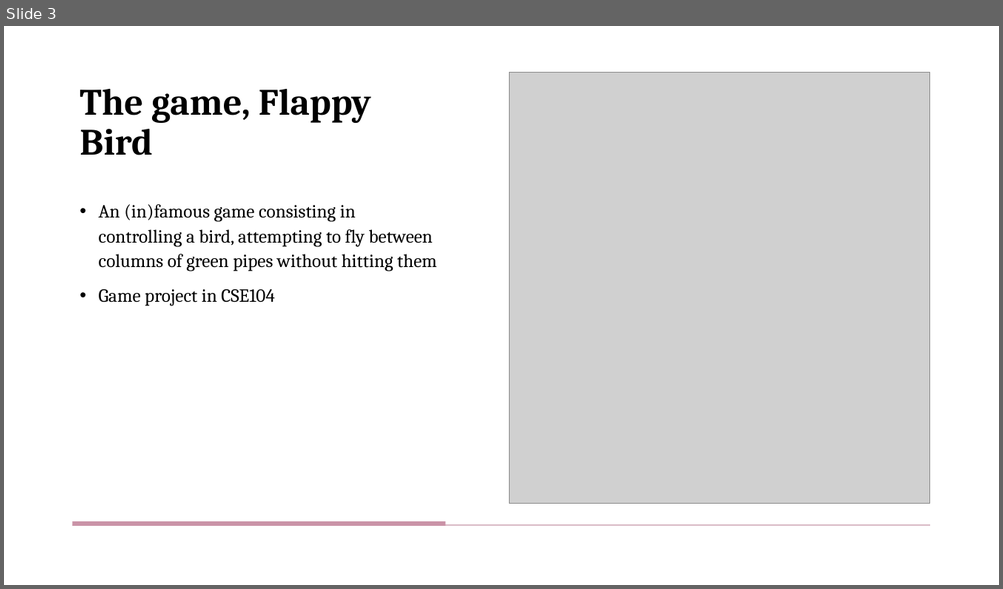
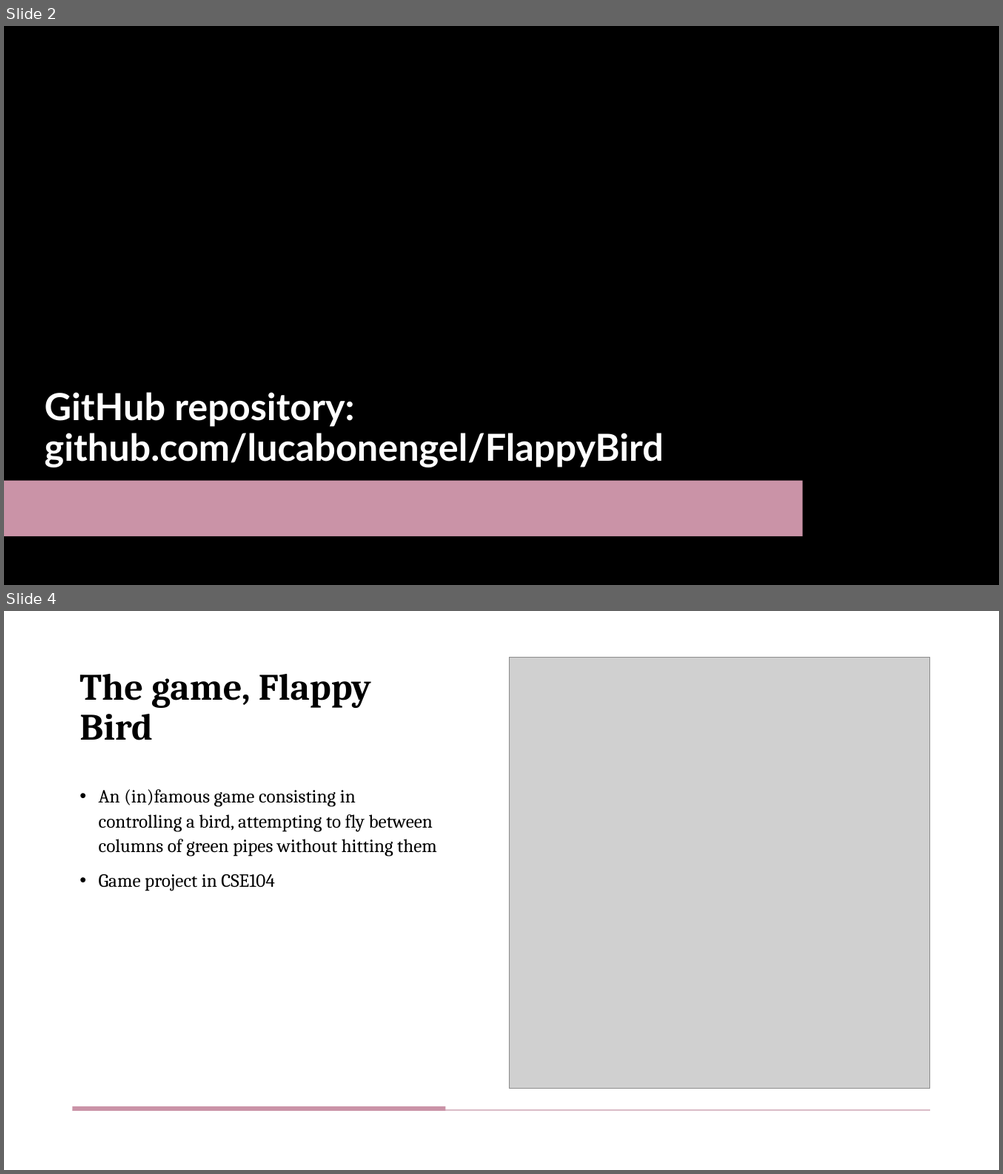
Before and after one commit to lucabonengel/FlappyProject, a slide deck: slides.pptx. Shown one above the other, each under a label of ours: slide 3 before the commit, slides 2 and 4 after it; the slides between them are not shown. The pictures are 1003x589 and 1003x1174 pixels, drawn with LibreOffice and Linux fonts; fonts in the diff are those of the drawing; grey boxes stand for pictures; background and template pictures are left out. Boxes give left, top, right and bottom in pixels: in the first picture for what was removed or moved away, otherwise in the second. Text is boxed around its words. In the diff, an @@ line names an element or a change of style, - is before the commit and + after.

```diff
--- a/slides.pptx
+++ b/slides.pptx
@@ slide 2 added at bbox=[4, 26, 999, 585], background picture (left out) @@
@@ rectangle added at bbox=[4, 26, 999, 585], fill #000000 @@
@@ rectangle added at bbox=[50, 26, 961, 191], fill #000000, outline #FCFDFC 0.75 pt @@
@@ rectangle added at bbox=[51, 26, 961, 190], fill #000000 @@
@@ rectangle added at bbox=[5, 211, 999, 585], fill gradient #000000 @@
@@ title added at bbox=[45, 392, 663, 467], 36 pt, text #FFFFFF, bold @@
+GitHub repository: github.com/lucabonengel/FlappyBird
@@ rounded rectangle added at bbox=[4, 481, 802, 537], fill #CA93A7 @@
@@ what was slide 3 is now slide 4 @@
```
Also in this commit, not shown: 4 slides changed, 4 other slides added, 1 slide removed, 9 other files.
